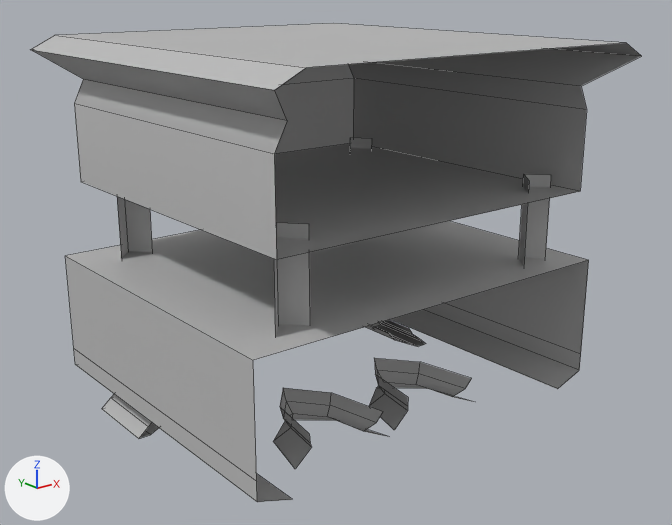
The FBX model ART/Foreground/BSolid_5.fbx, before and after one commit.
The view is the same before and after, from a camera (50 mm lens) standing at (-0.487, -0.626, -0.109) and looking at (0.003, -0.014, -0.354). The lights are fixed; the arrows at lower left show +X, +Y and +Z. Mesh edges are drawn as thin lines. Where no turn or scale is listed for an object, it has been applied to the vertices.

The first picture shows 'BSolid_5'.
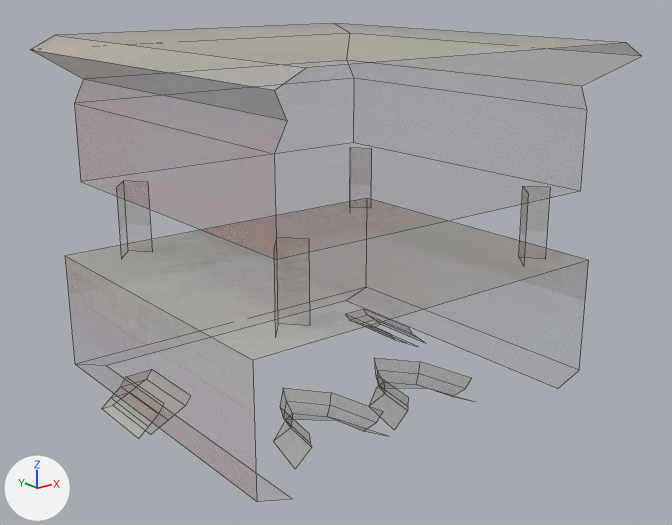
The change, as a diff of the scene's bpy script:
```diff
--- a/ART/Foreground/BSolid_5.fbx.py
+++ b/ART/Foreground/BSolid_5.fbx.py
@@ img_bsolid_3_ps_psd @@
+img_bsolid_3_ps_psd = load_image('BSolid_3_PS.psd', 'Texture/BSolid_3_PS.png', 2048, 2048, 'Non-Color')
@@ mat_bsolid_3_tex @@
+mat_bsolid_3_tex = bpy.data.materials.new('BSolid_3_Tex')
+# uses the picture img_bsolid_3_ps_psd
@@ me_mesh @@
 # used by ob_bsolid_5; location = (0.0, 0.0, 0.0)
-me_mesh.from_pydata(...)  # 132 vertices, 76 faces; spans x -0.178..0.179, y -0.184..0.182, z -0.493..-0.163
+me_mesh.from_pydata(...)  # 128 vertices, 71 faces; spans x -0.178..0.179, y -0.184..0.182, z -0.493..-0.163
+# me_mesh part 1: the loose piece of 6 vertices spanning x 0.118..0.15, y 0.107..0.128, z -0.357..-0.277 is scaled about its middle by (1, 1, 0.811), then moved by (0.0, 0.0, -0.003), in mat_bsolid_3_tex
+# me_mesh part 2: the loose piece of 6 vertices spanning x -0.143..-0.111, y 0.107..0.128, z -0.357..-0.277 is scaled about its middle by (1, 1, 0.811), then moved by (0.0, 0.0, -0.003), in mat_bsolid_3_tex
+# me_mesh part 3: the loose piece of 6 vertices spanning x -0.143..-0.111, y -0.129..-0.108, z -0.357..-0.277 is scaled about its middle by (1, 1, 0.811), then moved by (0.0, 0.0, -0.003), in mat_bsolid_3_tex
+# me_mesh part 4: the loose piece of 6 vertices spanning x 0.118..0.15, y -0.129..-0.108, z -0.357..-0.277 is scaled about its middle by (1, 1, 0.811), then moved by (0.0, 0.0, -0.003), in mat_bsolid_3_tex
+# me_mesh part 5
+# 4 vertices are removed from x -0.177..0.178, y -0.152..0.149, z -0.442
+# 8 faces are deleted
+# 3 new faces join them
+# me_mesh part 6: 60 faces spanning x -0.178..0.179, y -0.184..0.182, z -0.493..-0.163 switch from mat_lambert1 (grey #bcbcbc) to mat_bsolid_3_tex
```

Changed parts and their boxes (x1, y1, x2, y2) in the pictures (672 x 525 px; the box of a moved part takes in the faces that stretch with it):
'BSolid_5', reshaped (7% shorter): before (31, 23, 641, 502); after (31, 25, 641, 469)
part 1 of me_mesh, moved or reshaped (not visible afterwards): before (350, 138, 372, 149)
part 2 of me_mesh, moved or reshaped (not visible afterwards): before (117, 196, 153, 259)
part 3 of me_mesh, moved or reshaped (not visible afterwards): before (274, 223, 310, 337)
part 4 of me_mesh, moved or reshaped (not visible afterwards): before (519, 174, 551, 266)
part 5 of me_mesh, cut back: before (65, 256, 589, 501); after (75, 199, 482, 411)
part 6 of me_mesh, recoloured: before (32, 23, 641, 502); after (32, 25, 641, 469)
